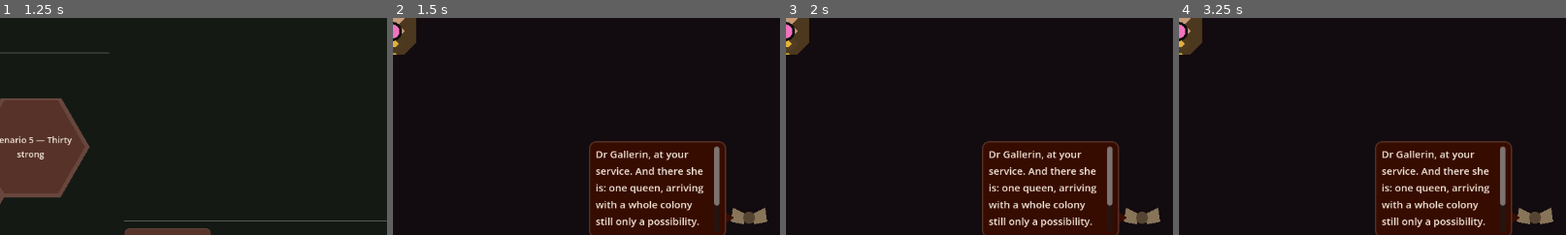
Above: before the commit, frames 1-4 (left to right).
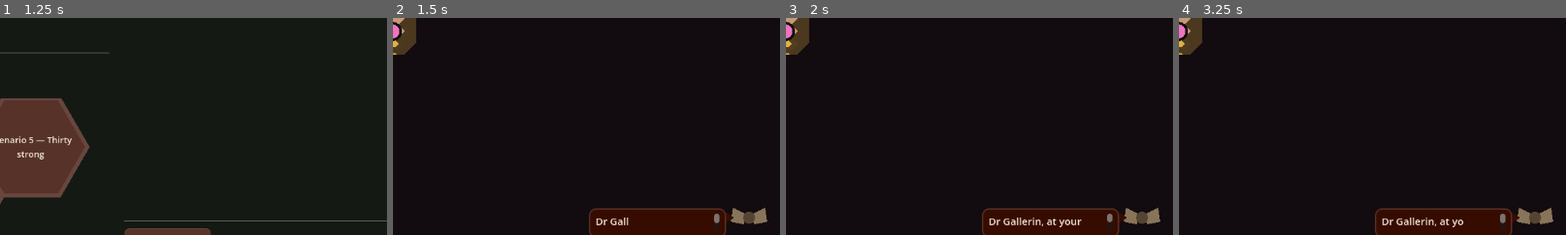
Above: after the commit, the same moments.

Repository: wonderburg7/meadow
Game: Godot game, scene res://scenes/Main.tscn
Two runs of this game, one before a commit and one after it. Both use one fixed random seed, a clock stepped at 60 frames per second and the inputs below.
Inputs (mouse positions are % of the whole screen's width and height, from its top left):
- Up to frame 1 (1.25 s): click (10, 30) at 0.52 s
- Up to frame 2 (1.5 s): click "Start" at 1.25 s
- Up to frame 3 (2 s): no input
- Up to frame 4 (3.25 s): click "⚙" at 2 s; click "Restart Run" at 2.75 s
The pictures show only the part of the screen within x 50-100%, y 47-97%; the shares and areas given below are measured in that part.

Frame 1 is identical in both runs. In frame 2, 12% of the frame differs, in the area x 50-87%, y 56-97%; in frame 3, 12%; in frame 4, 12%.

Commit message:
HC-5 -- Dr Gallerin's bubble types its line out
Reveal each prompt via Label.visible_characters, laid out at its final
size from the first frame, on unscaled time so 4x game speed does not
speed up the typing, and finishing instantly on click or a new prompt.

Co-Authored-By: Claude Sonnet 5 <noreply@anthropic.com>

Diff:
--- a/scripts/gallerin_panel.gd
+++ b/scripts/gallerin_panel.gd
@@ -33,6 +33,9 @@
 
 const BUBBLE_GAP := 8.0
 
+## How fast the bubble's text types out. See _process()'s typing block.
+const TYPE_CHARACTERS_PER_SECOND := 45.0
+
 var _icon_button: Button
 var bubble: PanelContainer
 var _bubble_scroll: ScrollContainer
@@ -47,6 +50,10 @@
 ## see _process(). Dave's 29 Aug report: the bubble's text stayed the old
 ## size after changing the text-scale setting mid-session.
 var _last_text_scale: float = 1.0
+## The line currently typing out and how many of its characters are
+## revealed so far -- see _show_bubble() and _process()'s typing block.
+var _typing_target: String = ""
+var _typed_characters: float = 0.0
 
 # --- prompt scheduling ----------------------------------------------
 ## Each queued entry: {"id": String, "text": String, "delay": float,
@@ -78,6 +85,19 @@
 	if Session.text_scale != _last_text_scale:
 		_last_text_scale = Session.text_scale
 		_apply_bubble_font_size()
+	if _typed_characters < _typing_target.length():
+		# Godot multiplies the delta reaching _process() by Engine.time_scale
+		# (camera_view.gd's 4x/etc game-speed control), so it has to be
+		# divided back out here -- otherwise 4x game speed would type the
+		# prompt 4x faster, which isn't what game speed means for dialogue.
+		var unscaled_delta := delta
+		if Engine.time_scale > 0.0:
+			unscaled_delta = delta / Engine.time_scale
+		_typed_characters += TYPE_CHARACTERS_PER_SECOND * unscaled_delta
+		if _typed_characters >= _typing_target.length():
+			_finish_typing()
+		else:
+			_bubble_label.visible_characters = int(_typed_characters)
 
 # --- building the UI -------------------------------------------------
 
@@ -136,6 +156,7 @@
 	bubble.add_theme_stylebox_override("panel", UiTheme.panel_stylebox())
 	bubble.mouse_entered.connect(func(): _hovering_bubble = true)
 	bubble.mouse_exited.connect(func(): _hovering_bubble = false)
+	bubble.gui_input.connect(_on_bubble_gui_input)
 	bubble.resized.connect(_position_bubble_pointer)
 	add_child(bubble)
 
@@ -229,6 +250,17 @@
 func _apply_bubble_font_size() -> void:
 	_bubble_label.add_theme_font_size_override("font_size", int(round(BUBBLE_TEXT_SIZE * Session.text_scale)))
 
+## Reveals the rest of the current line at once -- shared by click-to-finish
+## and by _show_bubble() replacing a still-typing line with a new one.
+func _finish_typing() -> void:
+	_typed_characters = _typing_target.length()
+	_bubble_label.visible_characters = -1
+
+func _on_bubble_gui_input(event: InputEvent) -> void:
+	if event is InputEventMouseButton and event.pressed \
+			and event.button_index == MOUSE_BUTTON_LEFT:
+		_finish_typing()
+
 func _on_icon_pressed() -> void:
 	if _last_message.is_empty():
 		return
@@ -280,8 +312,18 @@
 func _show_bubble(text: String) -> void:
 	if not Session.gallerin_enabled:
 		return
+	# A new prompt arriving finishes whatever was mid-type rather than
+	# leaving it half-revealed underneath the line that replaces it.
+	_finish_typing()
 	_last_message = text
+	# The label always holds the whole line so the bubble is laid out (and
+	# sized by _apply_layout() below) at its final size from the first
+	# frame -- visible_characters clips what's drawn without re-running
+	# layout, so the bubble never grows as it types.
 	_bubble_label.text = text
+	_typing_target = text
+	_typed_characters = 0.0
+	_bubble_label.visible_characters = 0
 	bubble.visible = true
 	# A resize while hidden updates nothing below (Godot does not re-layout
 	# an invisible control), so the rectangle could otherwise be stale from
Not shown, changed: NEXTSTEPS.md
Not shown, changed: checks/ready.md
Not shown, added: checks/ready/C-38.md
Not shown, added: plans/archive/HC-5_2026-09-10.md
Not shown, changed: plans/now/hud-controls.md
